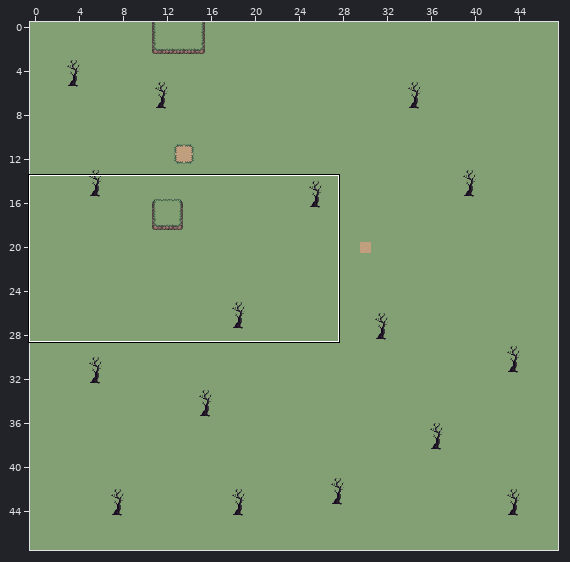
Tiled map, stored at project/world_map.tmx. The picture above shows the old version from afar; the outline marks the close-up.
Close-up. The starting point:
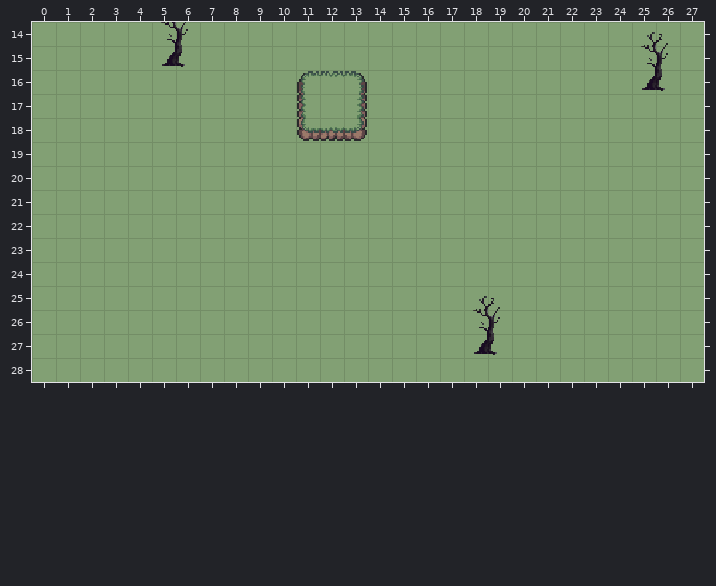
Cells are 16x16 px. Shown: x 0..27, y 14..28. The commit also changed other parts of the map, which this record leaves out. Not drawn, because the pictures are missing: unchanged layer "props".
After the commit:
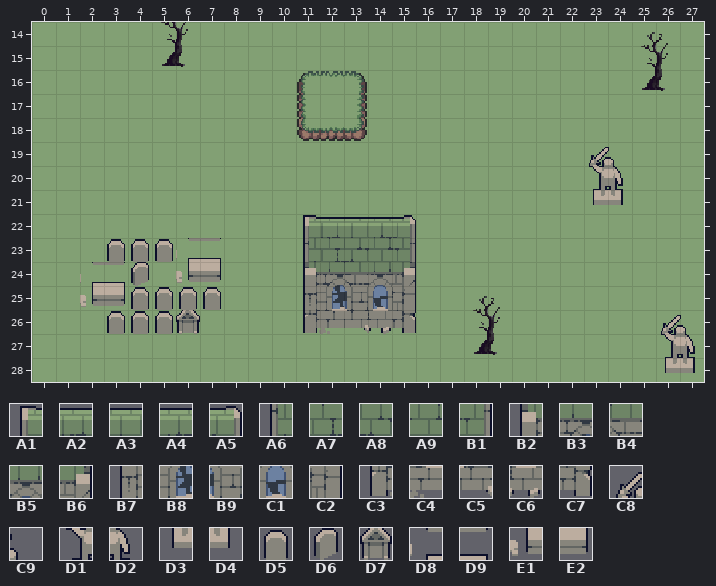
Key: from "graveyard": A1 67, A2 68, A3 69, A4 70, A5 71, A6 93, A7 94, A8 95, A9 96, B1 97, B2 119, B3 120, B4 121, B5 122, B6 123, B7 145, B8 146, B9 147, C1 148, C2 149, C3 171, C4 172, C5 173, C6 174, C7 175, C8 246, C9 247, D1 272, D2 273, D3 298, D4 299, D5 304, D6 305, D7 307, D8 315, D9 316, E1 341, E2 342.
__ is an empty cell, .. an unchanged one.
Tiles of an added or newly shown layer are drawn over the layers below it.
The exact change:
--- layer "graveyard" (added)
@@ x 2..27 @@
-19 .. .. .. .. .. .. .. .. .. .. .. .. .. .. .. .. .. .. .. .. .. __ __ .. .. ..
-20 .. .. .. .. .. .. .. .. .. .. .. .. .. .. .. .. .. .. .. .. .. __ __ .. .. ..
-21 .. .. .. .. .. .. .. .. .. .. .. .. .. .. .. .. .. .. .. .. .. __ __ .. .. ..
-22 .. .. .. .. .. .. .. .. .. __ __ __ __ __ .. .. .. .. .. .. .. .. .. .. .. ..
-23 .. __ __ __ __ __ .. .. .. __ __ __ __ __ .. .. .. .. .. .. .. .. .. .. .. ..
-24 __ __ __ .. __ __ .. .. .. __ __ __ __ __ .. .. .. .. .. .. .. .. .. .. .. ..
-25 __ __ __ __ __ __ .. .. .. __ __ __ __ __ .. .. .. .. .. .. .. .. .. .. .. ..
-26 .. __ __ __ __ .. .. .. .. __ __ __ __ __ .. .. .. .. .. .. .. .. .. .. __ __
-27 .. .. .. .. .. .. .. .. .. .. .. .. .. .. .. .. .. .. .. .. .. .. .. .. __ __
-28 .. .. .. .. .. .. .. .. .. .. .. .. .. .. .. .. .. .. .. .. .. .. .. .. __ __
+19 .. .. .. .. .. .. .. .. .. .. .. .. .. .. .. .. .. .. .. .. .. C8 C9 .. .. ..
+20 .. .. .. .. .. .. .. .. .. .. .. .. .. .. .. .. .. .. .. .. .. D1 D2 .. .. ..
+21 .. .. .. .. .. .. .. .. .. .. .. .. .. .. .. .. .. .. .. .. .. D3 D4 .. .. ..
+22 .. .. .. .. .. .. .. .. .. A1 A2 A3 A4 A5 .. .. .. .. .. .. .. .. .. .. .. ..
+23 .. D5 D5 D5 D8 D9 .. .. .. A6 A7 A8 A9 B1 .. .. .. .. .. .. .. .. .. .. .. ..
+24 D8 D9 D6 .. E1 E2 .. .. .. B2 B3 B4 B5 B6 .. .. .. .. .. .. .. .. .. .. .. ..
+25 E1 E2 D5 D5 D5 D5 .. .. .. B7 B8 B9 C1 C2 .. .. .. .. .. .. .. .. .. .. .. ..
+26 .. D5 D5 D5 D7 .. .. .. .. C3 C4 C5 C6 C7 .. .. .. .. .. .. .. .. .. .. C8 C9
+27 .. .. .. .. .. .. .. .. .. .. .. .. .. .. .. .. .. .. .. .. .. .. .. .. D1 D2
+28 .. .. .. .. .. .. .. .. .. .. .. .. .. .. .. .. .. .. .. .. .. .. .. .. D3 D4
Boxes around the changes in both close-ups, in picture pixels (x1, y1, x2, y2):
added: (589, 147, 623, 205)
added: (303, 215, 416, 334)
added: (80, 238, 221, 334)
added: (661, 315, 695, 373)
